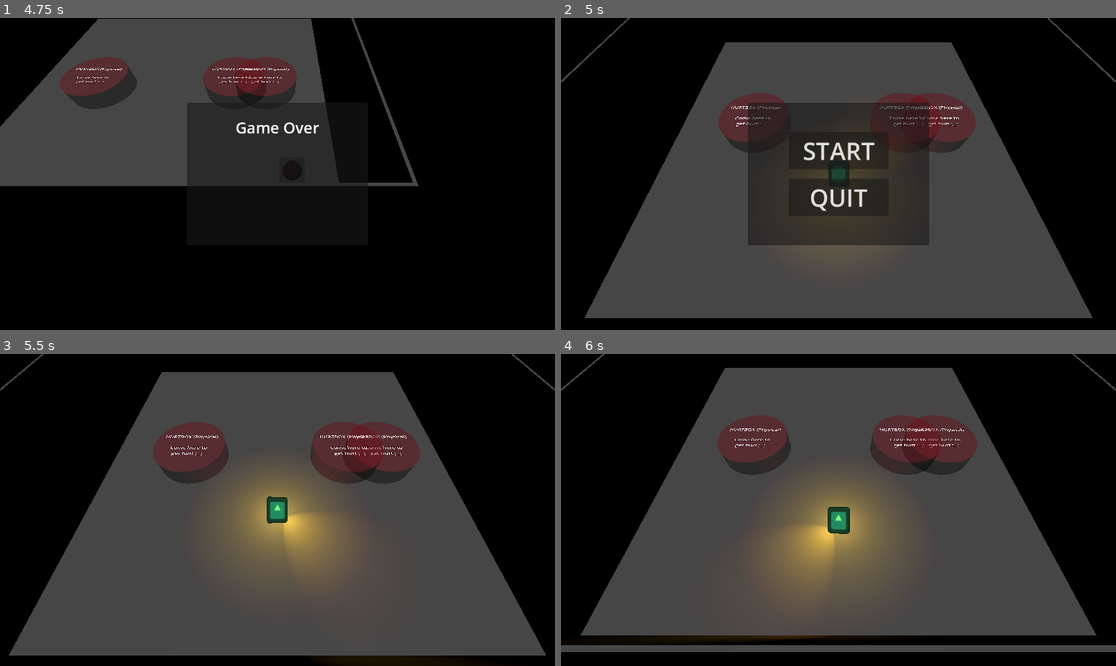
Above: before the commit, frames 1-4 (two rows, left to right).
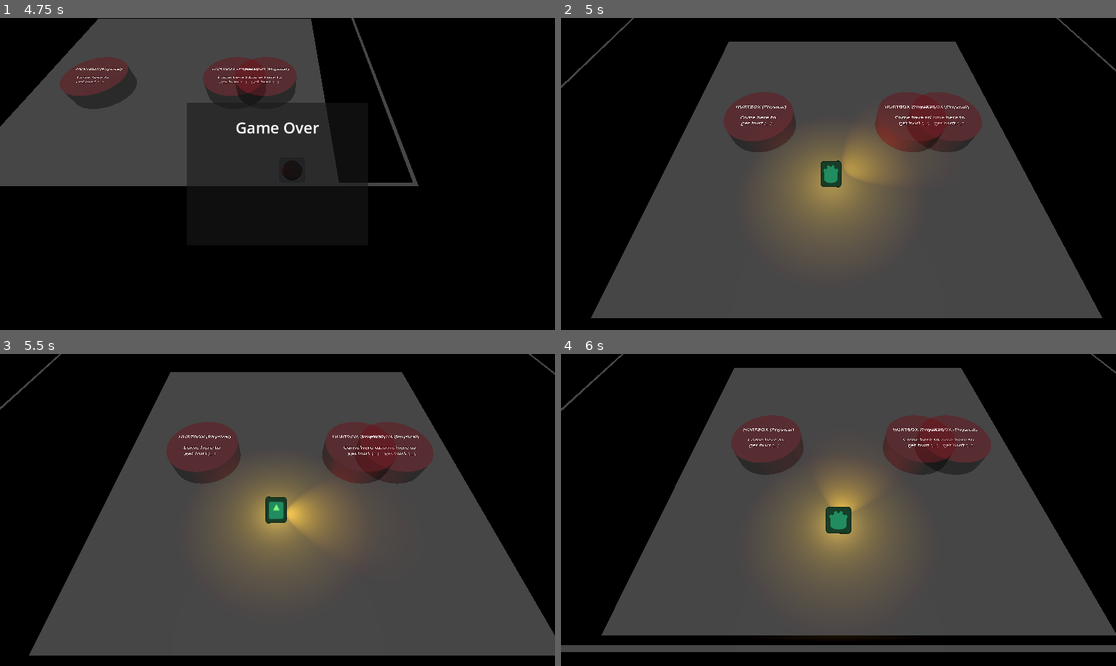
Above: after the commit, the same moments.

Repository: Rusty-Rat-Studios/dead-living-and-dying
Game: Godot game, scene res://test/2.1_player_hurtbox_collision_detection.tscn
The game is run twice, just before and just after one commit, with the same random seed, the same clock (stepped at 60 frames per second) and the same inputs. This scene is started directly instead of the project's main scene. The engine's default icon, where the game draws it, is replaced by a stand-in: a white triangle on a blue panel in a dark square.
Inputs (mouse positions are in pixels of both pictures, inside the frame that each line leads up to):
- Up to frame 1 (4.75 s): tap Enter at 0.5 s; move the mouse to (399, 158) at 0.52 s; hold Right (ui_right) 0.53-1.28 s; tap E (interact) at 0.6, 2.1, 3.6 s; tap Keypad Enter (ui_accept) at 0.77, 1.52, 3.02, 3.5, 3.77, 4.25, 4.52 s; move the mouse to (166, 189) at 1.27 s; hold Down (ui_down) 1.28-2.03 s; tap Tab at 1.35, 2.85, 4.35 s; move the mouse to (333, 105) at 2.02 s; hold Right (ui_right) 2.03-2.78 s; move the mouse to (249, 236) at 2.77 s; hold Up (ui_up) 2.78-3.53 s; move the mouse to (444, 220) at 3.52 s; hold Left (ui_left) from 3.53 s (still down); move the mouse to (111, 127) at 4.27 s
- Up to frame 2 (5 s): keep holding Left (ui_left)
- Up to frame 3 (5.5 s): release Left (ui_left) at 5 s; click (277, 488) at 5 s, where only the run before the commit has a clickable "START"
- Up to frame 4 (6 s): move the mouse to (866, 510) at 5.77 s; hold Down (ui_down) from 5.78 s (still down); tap E (interact) at 5.85 s

Frame 1 is identical in both runs. In frame 2, 18% of the frame differs, in the area x 0-100%, y 0-97%; in frame 3, 9.0%; in frame 4, 9.8%.

Commit message:
Allow disable_start_menu to prevent start menu on reset

Diff:
--- a/ui/game_menu.gd
+++ b/ui/game_menu.gd
@@ -55,3 +55,6 @@
 	$VBoxContainer/Start.text = "START"
 
 	get_node("/root/Game").reset()
+
+	if disable_start_menu:
+		resume()
